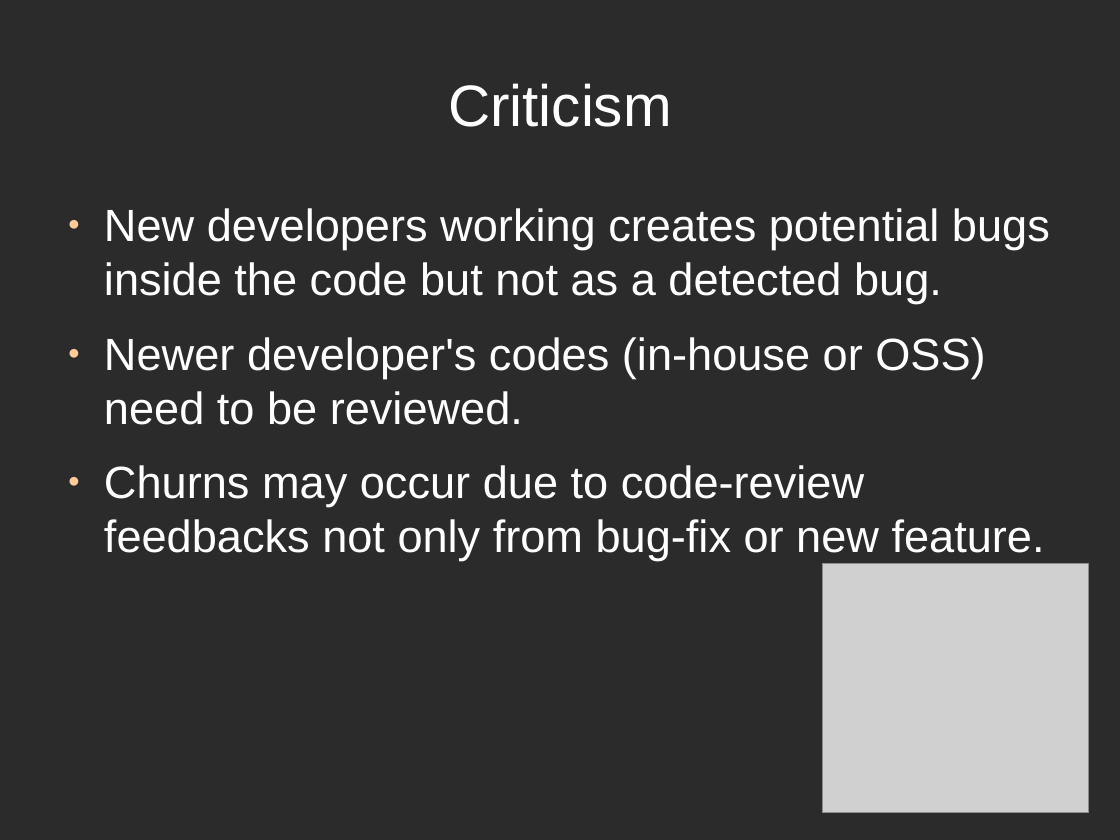
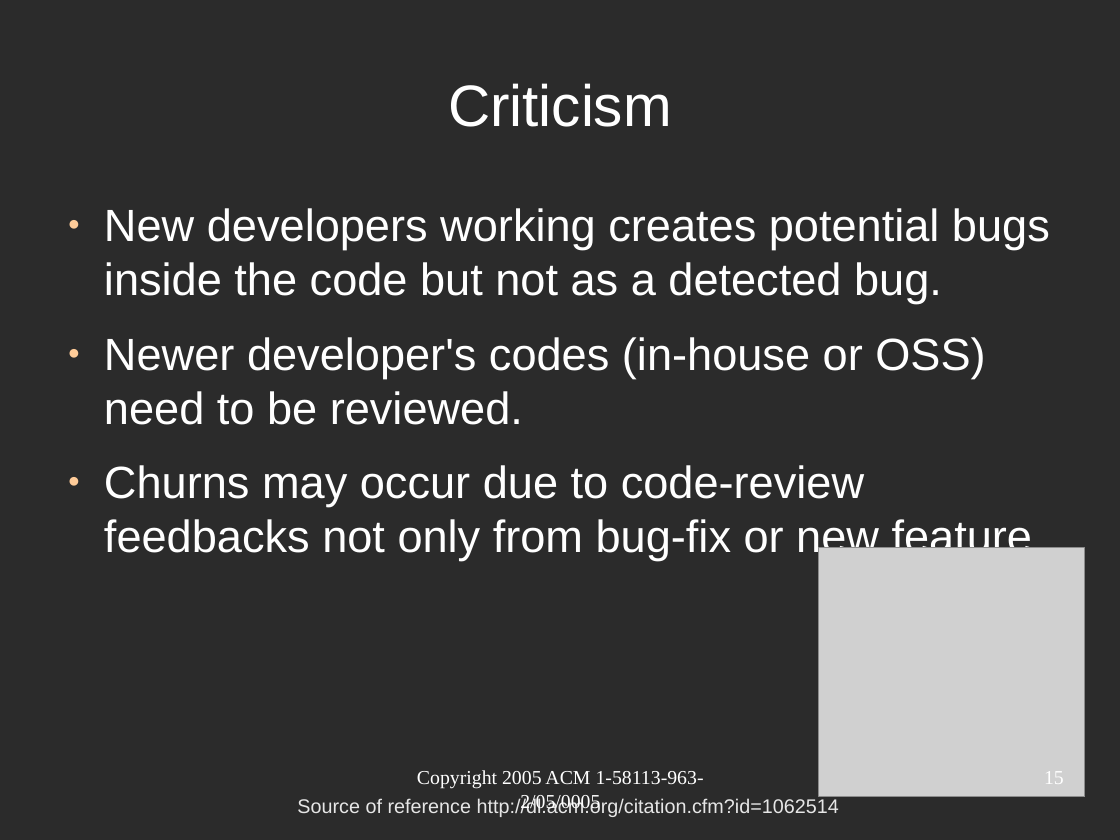
Before and after one commit to tajmilur-rahman/SOEN691D, a slide deck: slide 15 of presentation/Nagappan2005.odp. Drawn at 1120x840 pixels with LibreOffice and Linux fonts; fonts in the diff are those of the drawing; grey boxes stand for pictures; background and template pictures are left out; a plain dark background stands for a picture behind light text. Boxes give left, top, right and bottom in pixels: in the first picture for what was removed or moved away, otherwise in the second. Text is boxed around its words. In the diff, an @@ line names an element or a change of style, - is before the commit and + after.

```diff
--- a/presentation/Nagappan2005.odp
+++ b/presentation/Nagappan2005.odp
@@ picture: place and size @@
-picture at [823, 564, 1090, 813]
+picture at [819, 548, 1085, 797]
@@ text added at [417, 770, 704, 813], 14 pt, text #FFFFFF @@
+Copyright 2005 ACM 1-58113-963-2/05/0005
@@ page number added at [1044, 771, 1064, 784], 14 pt, text #FFFFFF @@
+15
@@ text added at [297, 797, 839, 817], 14 pt, text #E6E6E6 @@
+Source of reference http://dl.acm.org/citation.cfm?id=1062514
```
Also in this commit, not shown: 15 other slides changed, 1 other file.
